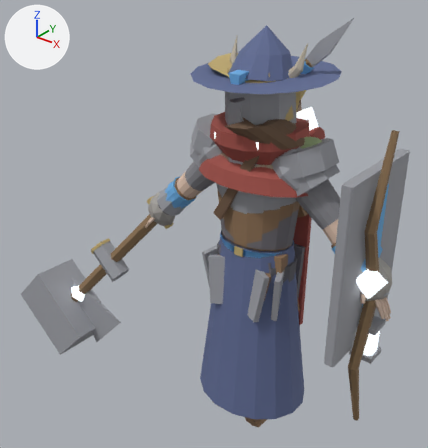
The glTF model art/creator/humanoid_slim/export/humanoid_slim_masculine.glb, before and after one commit.
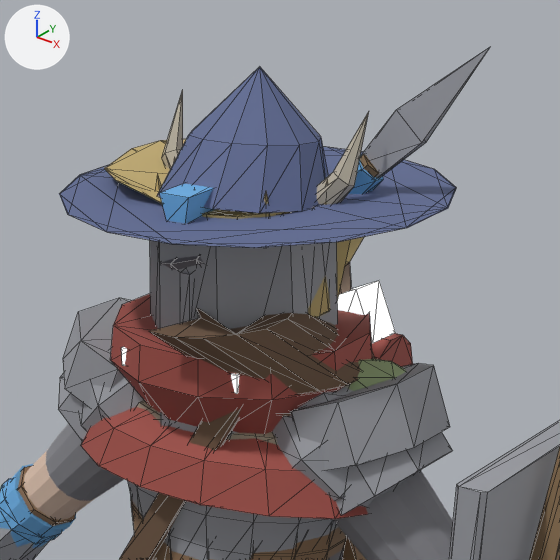
Old and new are each drawn whole from a 50 mm lens placed at (1.53, -2.26, 2.47), pointed at (-0.39, 0.14, 0.99) and again close up on the part from 39% to 89% of the width and 0% to 48% of the height. Every picture has the same lights, and +X, +Y and +Z are marked at upper left. The first two pictures are the older version. The close-ups show mesh edges as thin lines. Vertices at exactly the same position are counted once.

In view in the first close-up: 'humanoid_slim_masculine.001', 'part.face.eyepatch', 'part.face.scarf', 'part.head.circlet', 'part.head.great_helm', 'part.head.wide_hat', 'part.offhand.tower_shield', 'part.shoulders.mantle', 'part.shoulders.pauldrons', 'part.shoulders.slabs', 'part.torso.breastplate', 'part.torso.jerkin', 'part.weapon.spear' and 13 more.
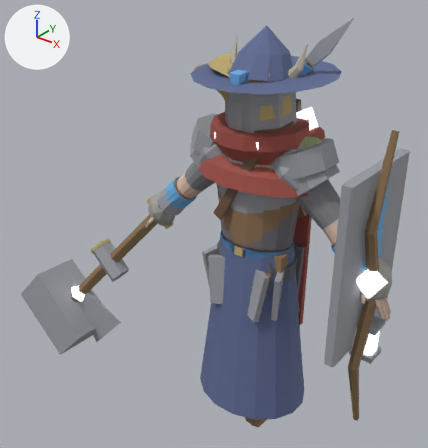
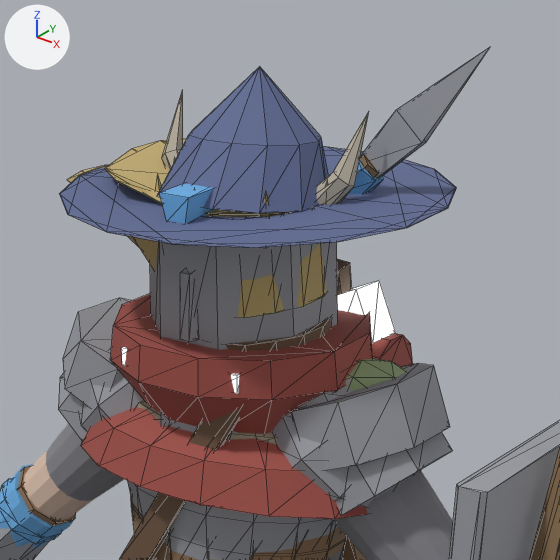
Boxes (x1, y1, x2, y2) around the edits, measured in the close-ups (560 x 560 px):
'part.face.eyepatch', reshaped (not visible afterwards): before (149, 308, 375, 394)
'part.head.circlet', reshaped: before (202, 210, 364, 318); after (67, 165, 327, 318)

The edits, one by one:
me_part_face_eyepatch is used by ob_part_face_eyepatch; location (0.0, 0.0, 0.0).
me_part_face_eyepatch had 40 vertices, 72 faces and spanned x -0.164..0.255, y -0.273..0.207, z 1.622..1.786.
me_part_face_eyepatch now has 40 vertices, 72 faces and spans x -0.103..0.235, y -0.156..0.196, z 1.634..1.758.
me_part_face_eyepatch part 1: the loose piece of 32 vertices spanning x -0.164..0.255, y -0.273..0.207, z 1.622..1.786 is rebuilt with 32 vertices and now spans x -0.103..0.235, y -0.156..0.196, z 1.634..1.696.
Other edits to the shape of me_part_face_eyepatch do not show in these pictures.
me_part_head_circlet is used by ob_part_head_circlet; location (0.0, 0.0, 0.0).
me_part_head_circlet had 40 vertices, 72 faces and spanned x -0.334..0.158, y -0.169..0.334, z 1.709..1.93.
me_part_head_circlet now has 40 vertices, 72 faces and spans x -0.388..0.162, y -0.192..0.313, z 1.742..1.93.
me_part_head_circlet part 2: 32 of 40 vertices moved; they spanned x -0.334..0.158, y -0.169..0.334, z 1.709..1.93 and now span x -0.388..0.162, y -0.192..0.313, z 1.742..1.93; mean shift (-0.013, -0.023, 0.013); largest move (-0.334, 0.202, 1.898) -> (-0.081, 0.313, 1.907).
